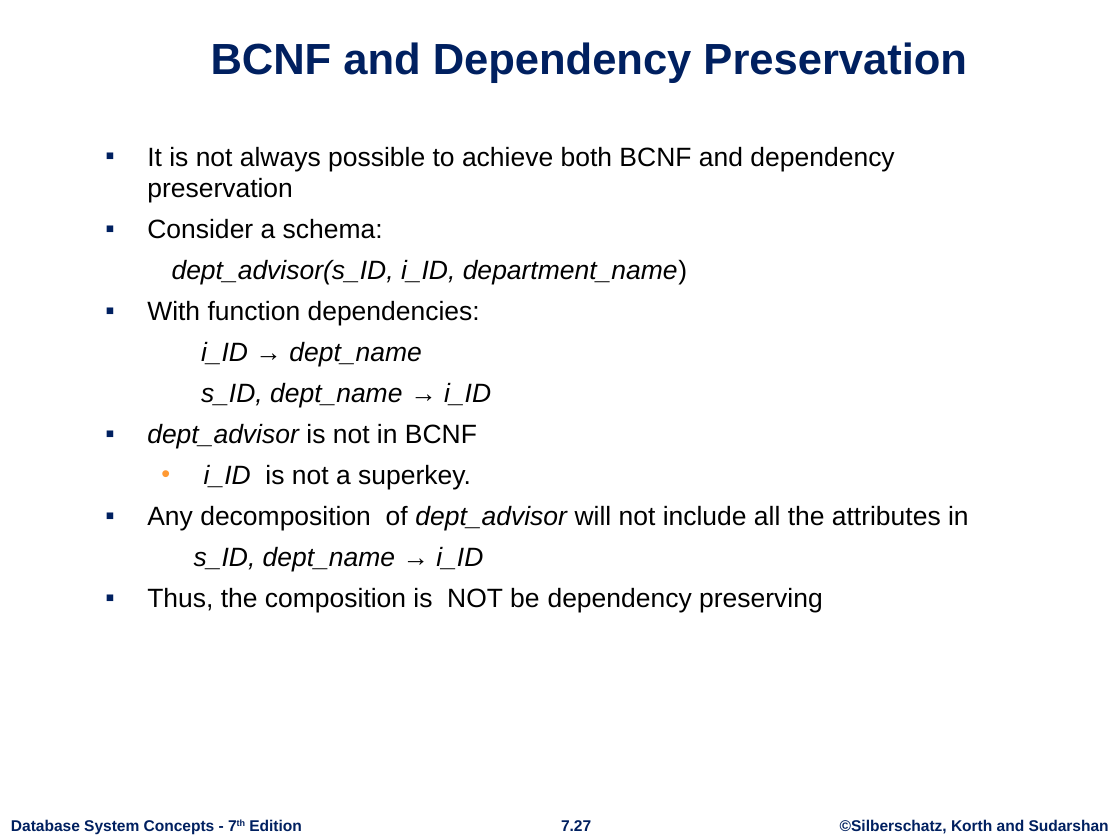
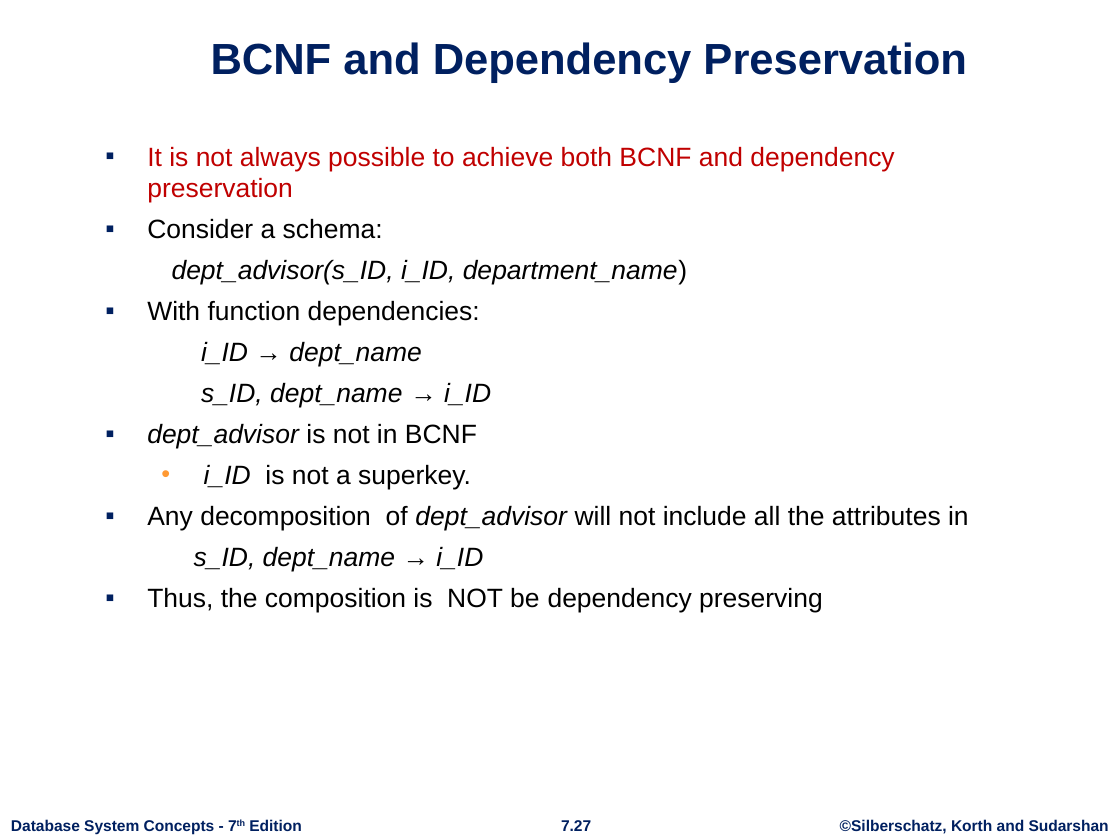
Before and after one commit to FergieLigaLlj/CISC3000-Introduction-to-Data-Base-Systems, a slide deck: slide 27 of Lecture Notes/ch7.pptx. Drawn at 1120x840 pixels with LibreOffice and Linux fonts; fonts in the diff are those of the drawing; background and template pictures are left out. Boxes give left, top, right and bottom in pixels: in the first picture for what was removed or moved away, otherwise in the second. Text is boxed around its words. In the diff, an @@ line names an element or a change of style, - is before the commit and + after.

```diff
--- a/Lecture Notes/ch7.pptx
+++ b/Lecture Notes/ch7.pptx
@@ text at box(147, 146, 894, 203): text colour #000000 to #C00000 in "It is not always possible to achieve ..." @@
```
Also in this commit, not shown: 12 other slides changed, 1 slide added, 21 other files.
